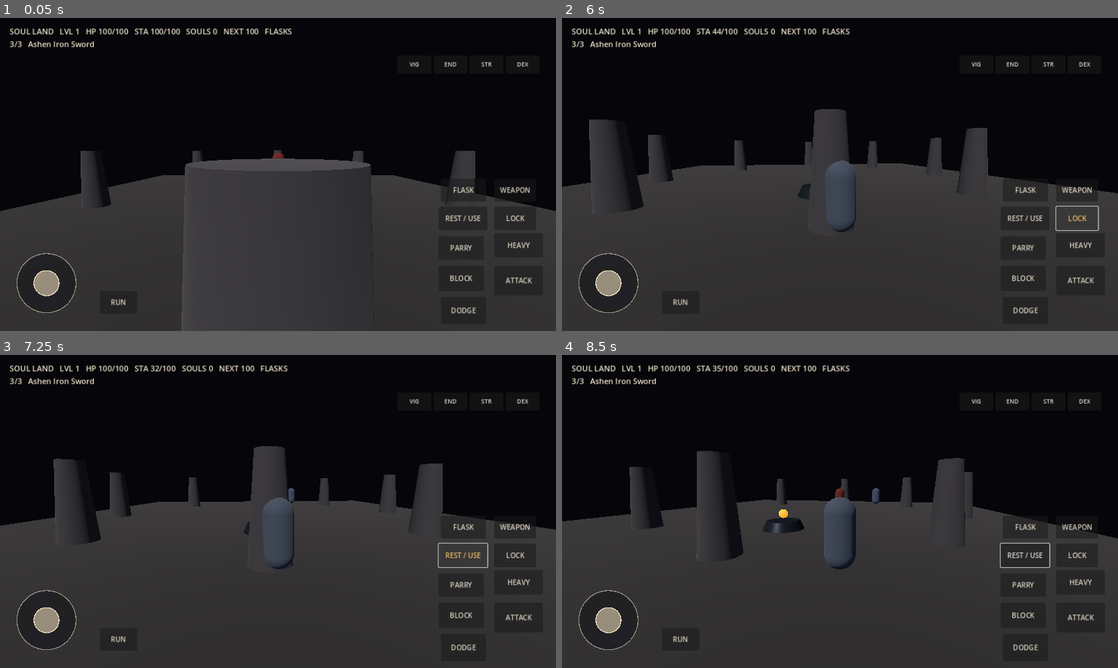
Above: before the commit, frames 1-4 (two rows, left to right).
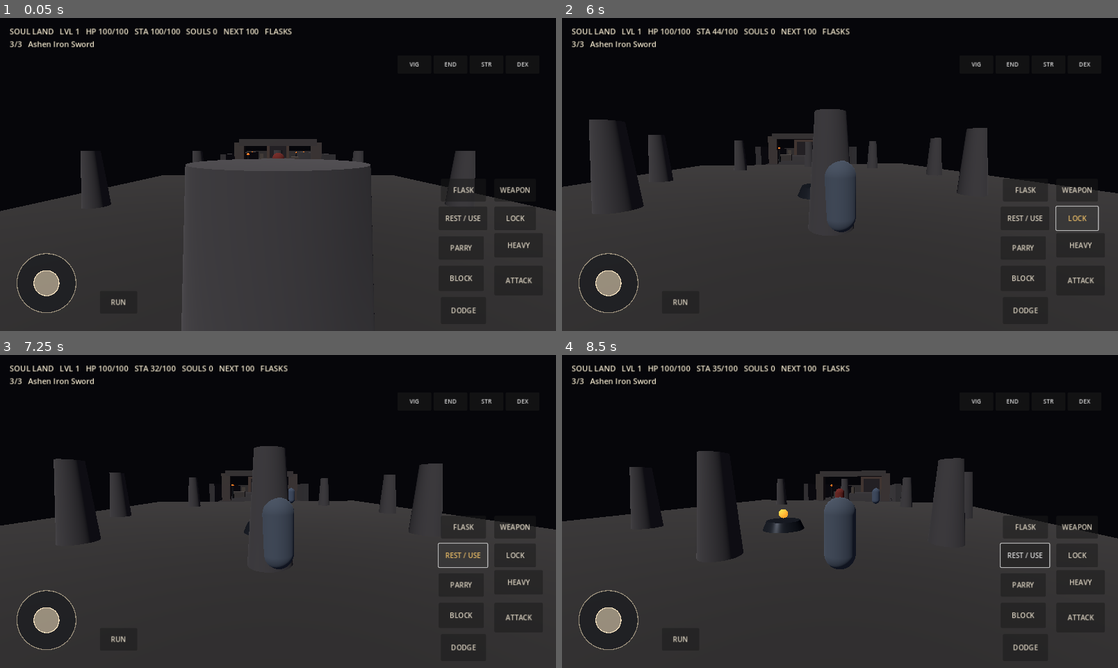
Above: after the commit, the same moments.

Repository: codingscenes2-cyber/SoulLans
Game: Godot game, scene res://scenes/main.tscn
The game is run twice, just before and just after one commit, with the same random seed, the same clock (stepped at 60 frames per second) and the same inputs.
Inputs (mouse positions are in pixels of both pictures, inside the frame that each line leads up to):
- Up to frame 1 (0.05 s): no input
- Up to frame 2 (6 s): drag from (606, 284) to (895, 105) at 0.52 s; drag from (728, 190) to (812, 237) at 1.27 s; click "ATTACK" at 2 s; click "HEAVY" at 2.75 s; click "BLOCK" at 3.5 s; click "PARRY" at 4.25 s; click "DODGE" at 5 s; click "LOCK" at 5.75 s
- Up to frame 3 (7.25 s): click "REST / USE" at 6.5 s
- Up to frame 4 (8.5 s): move the mouse to (895, 442) at 7.27 s; hold D (move_right) 7.28-8 s; hold F (block) 7.28-8 s; drag from (812, 574) to (673, 464) at 8.02 s

The runs differ from the first frame. In frame 1, 0.8% of the frame differs, in the area x 39-61%, y 38-46%; in frame 2, 0.7%; in frame 3, 0.7%; in frame 4, 1.0%, in the area x 43-62%, y 36-47%.

Commit message:
Build connected Ashen Kingdom approach and outer courtyard

Diff:
--- a/scripts/main.gd
+++ b/scripts/main.gd
@@ -15,6 +15,7 @@
 func _ready() -> void:
     _build_environment()
     _build_arena()
+    _build_ashen_approach()
     _build_sanctuary()
     _build_recovery_marker()
     player = CharacterBody3D.new()
@@ -181,3 +182,97 @@
         add_child(pillar)
         var angle := TAU * float(index) / 8.0
         pillar.position = Vector3(cos(angle) * 10.0, 1.25, sin(angle) * 10.0)
+
+
+# A compact, connected first-region route: arena -> broken gate -> Ashen Road
+# -> ruined outer courtyard -> sealed throne-road gate. All gameplay geometry
+# is generated from primitives so the slice stays lightweight on Android.
+func _build_ashen_approach() -> void:
+    _add_box_structure("AshenRoad", Vector3(0.0, -0.5, -35.0), Vector3(12.0, 1.0, 42.0), Color(0.13, 0.12, 0.13), true)
+    _add_box_structure("RoadWestRetainingWall", Vector3(-6.7, 1.0, -35.0), Vector3(0.7, 3.0, 42.0), Color(0.19, 0.18, 0.19), true)
+    _add_box_structure("RoadEastRetainingWall", Vector3(6.7, 1.0, -35.0), Vector3(0.7, 3.0, 42.0), Color(0.19, 0.18, 0.19), true)
+
+    # Broken gate frames the transition out of the training arena.
+    _add_box_structure("BrokenGateWest", Vector3(-5.0, 2.0, -16.0), Vector3(1.2, 4.0, 1.2), Color(0.24, 0.21, 0.2), true)
+    _add_box_structure("BrokenGateEast", Vector3(5.0, 2.0, -16.0), Vector3(1.2, 4.0, 1.2), Color(0.24, 0.21, 0.2), true)
+    _add_box_structure("BrokenGateLintel", Vector3(0.0, 4.0, -16.0), Vector3(10.0, 0.8, 1.2), Color(0.22, 0.2, 0.2), true)
+
+    # Roadside rubble gives cover and readable silhouettes without blocking the lane.
+    _add_box_structure("WestCollapsedMasonry", Vector3(-4.2, 0.55, -27.0), Vector3(2.4, 1.1, 2.0), Color(0.22, 0.2, 0.19), true)
+    _add_box_structure("EastBrokenPillarBase", Vector3(4.1, 0.7, -39.0), Vector3(1.7, 1.4, 1.7), Color(0.25, 0.22, 0.2), true)
+    _add_box_structure("RoadsideStoneMarker", Vector3(-4.6, 1.0, -47.0), Vector3(0.9, 2.0, 0.9), Color(0.28, 0.25, 0.22), true)
+
+    # Outer courtyard joins the road and creates room for a future authored encounter.
+    _add_box_structure("OuterCourtyard", Vector3(0.0, -0.5, -57.0), Vector3(24.0, 1.0, 18.0), Color(0.15, 0.14, 0.15), true)
+    _add_box_structure("CourtyardWestWall", Vector3(-12.2, 1.1, -57.0), Vector3(0.8, 3.2, 18.0), Color(0.2, 0.18, 0.18), true)
+    _add_box_structure("CourtyardEastWall", Vector3(12.2, 1.1, -57.0), Vector3(0.8, 3.2, 18.0), Color(0.2, 0.18, 0.18), true)
+    _add_box_structure("CourtyardNorthWall", Vector3(0.0, 1.1, -66.2), Vector3(24.0, 3.2, 0.8), Color(0.2, 0.18, 0.18), true)
+
+    # A sealed monumental gate is a visible destination, not a fake open exit.
+    _add_box_structure("ThroneRoadGateLeft", Vector3(-3.6, 3.0, -65.4), Vector3(1.0, 6.0, 1.0), Color(0.28, 0.22, 0.19), true)
+    _add_box_structure("ThroneRoadGateRight", Vector3(3.6, 3.0, -65.4), Vector3(1.0, 6.0, 1.0), Color(0.28, 0.22, 0.19), true)
+    _add_box_structure("ThroneRoadGateHeader", Vector3(0.0, 5.8, -65.4), Vector3(8.2, 1.2, 1.0), Color(0.28, 0.22, 0.19), true)
+    _add_box_structure("ThroneRoadSealedDoor", Vector3(0.0, 2.7, -65.4), Vector3(6.0, 5.2, 0.65), Color(0.12, 0.1, 0.12), true)
+
+    _add_ashen_lantern(Vector3(-4.8, 0.0, -22.0))
+    _add_ashen_lantern(Vector3(4.8, 0.0, -43.0))
+    _add_ashen_lantern(Vector3(-8.8, 0.0, -59.0))
+    _add_ashen_lantern(Vector3(8.8, 0.0, -59.0))
+
+func _add_box_structure(node_name: String, center: Vector3, dimensions: Vector3, tint: Color, solid: bool) -> void:
+    var root: Node3D
+    if solid:
+        var body := StaticBody3D.new()
+        body.name = node_name
+        body.position = center
+        add_child(body)
+        root = body
+        var collision := CollisionShape3D.new()
+        var shape := BoxShape3D.new()
+        shape.size = dimensions
+        collision.shape = shape
+        body.add_child(collision)
+    else:
+        var visual_root := Node3D.new()
+        visual_root.name = node_name
+        visual_root.position = center
+        add_child(visual_root)
+        root = visual_root
+    var mesh_instance := MeshInstance3D.new()
+    var box := BoxMesh.new()
+    box.size = dimensions
+    mesh_instance.mesh = box
+    var material := StandardMaterial3D.new()
+    material.albedo_color = tint
+    material.roughness = 0.95
+    mesh_instance.material_override = material
+    root.add_child(mesh_instance)
+
+func _add_ashen_lantern(position: Vector3) -> void:
+    var post := MeshInstance3D.new()
+    post.name = "AshenRoadLanternPost"
+    var post_mesh := CylinderMesh.new()
+    post_mesh.top_radius = 0.12
+    post_mesh.bottom_radius = 0.18
+    post_mesh.height = 2.2
+    post.mesh = post_mesh
+    post.position = position + Vector3.UP * 1.1
+    var iron := StandardMaterial3D.new()
+    iron.albedo_color = Color(0.12, 0.13, 0.15)
+    iron.metallic = 0.65
+    post.material_override = iron
+    add_child(post)
+
+    var flame := MeshInstance3D.new()
+    var orb := SphereMesh.new()
+    orb.radius = 0.2
+    orb.height = 0.4
+    flame.mesh = orb
+    flame.position = position + Vector3.UP * 2.35
+    var glow := StandardMaterial3D.new()
+    glow.albedo_color = Color(0.95, 0.42, 0.12)
+    glow.emission_enabled = true
+    glow.emission = Color(0.9, 0.22, 0.04)
+    glow.emission_energy_multiplier = 1.6
+    flame.material_override = glow
+    add_child(flame)
